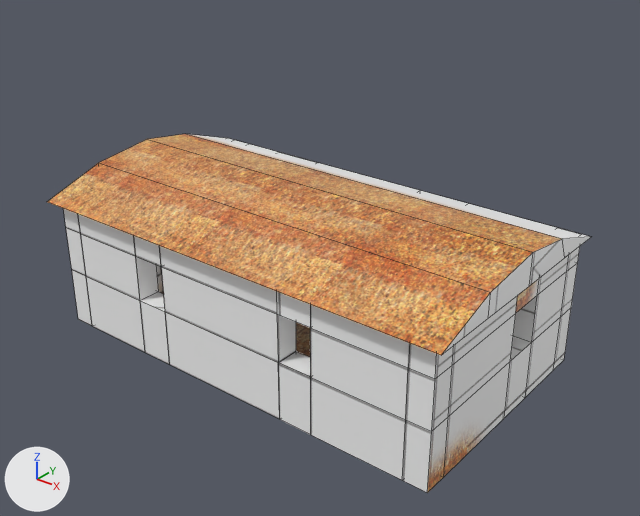
Before and after pictures for a commit that changed the Blender file haus3.blend.
Both versions are drawn from a camera (50 mm lens) standing at (35.4, -44.7, 39.8) and looking at (-4.7, 5.4, 8.7). Every picture has the same lights, and +X, +Y and +Z are marked at lower left. Mesh edges are drawn as thin lines.

Names of what the first picture shows: 'Store'.
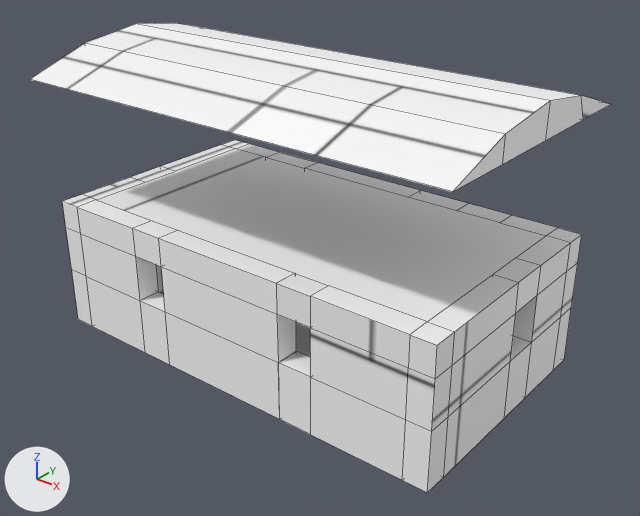
Where the change shows, as pixel boxes (x1, y1, x2, y2) in the pictures (640 x 516 px; the box of a moved part takes in the faces that stretch with it):
'Store', reshaped, surface changed (7% wider, 31% taller): before (47, 134, 591, 493); after (30, 23, 610, 493)
part 1 of me_plane, moved or reshaped: before (47, 134, 591, 355); after (30, 23, 610, 192)
part 2 of me_plane, surface changed: before (63, 208, 580, 493); after (62, 140, 582, 493)

The change, as a list of edits to the scene's bpy script:
```text
Change me_plane:
    used by ob_store; location = (0.0, -3.0, 0.0); scale = (2.4, 2.4, 2.4)
    remove me_plane.from_pydata(...)  # 192 vertices, 204 faces; spans x -10.8..5.3, y -0.8..8.3, z 0.0..5.9
    add me_plane.from_pydata(...)  # 192 vertices, 204 faces; spans x -10.8..5.3, y -0.8..8.3, z 0.0..10.2
    me_plane part 1: the loose piece of 16 vertices spanning x -10.8..5.3, y -0.8..8.3, z 4.8..5.9 is moved by (0.0, 0.0, 4.4)
    me_plane part 2: texture (UV) coordinates of 204 of 204 faces, centred in x -10.8..5.3, y -0.4..8.3, z 0.0..5.7, changed; they spanned u 0.0..0.98, v 0.0..1.0 and now span u 0.0..0.42, v 0.0..1.0
```
